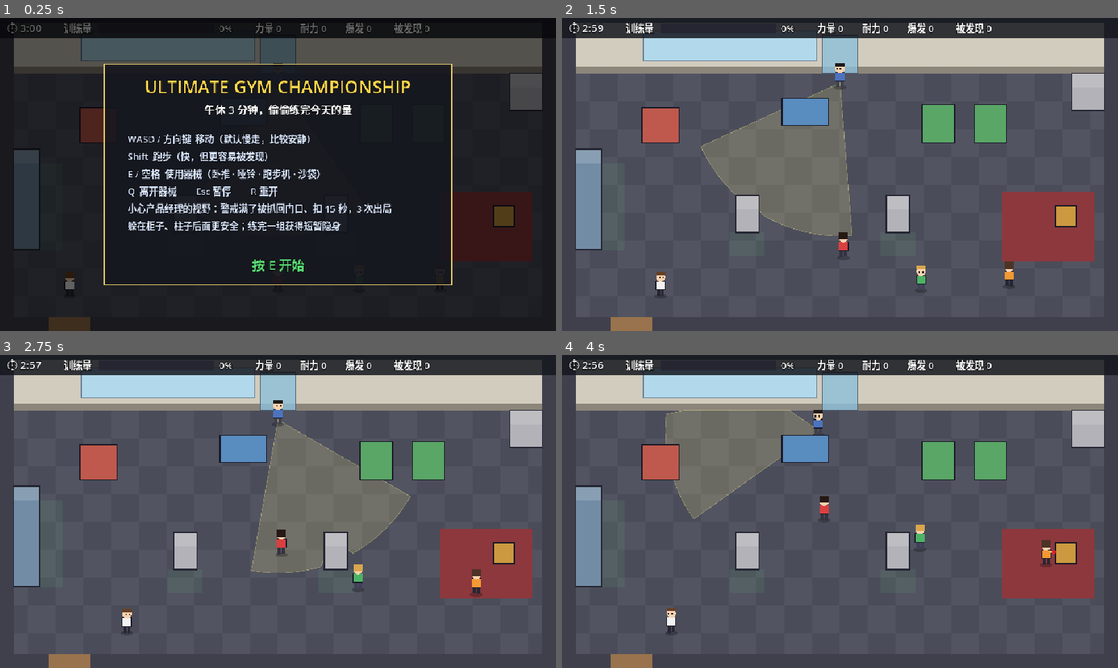
Above: before the commit, frames 1-4 (two rows, left to right).
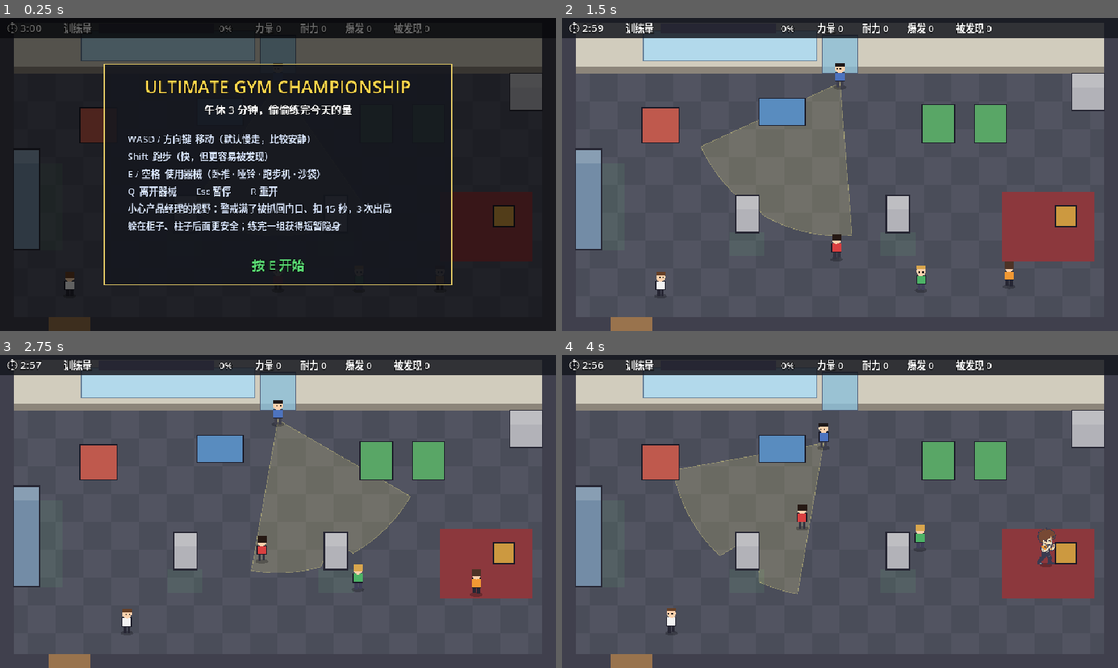
Above: after the commit, the same moments.

Repository: Astro-wen/ultimate-gym-championship
Game: Godot game, scene res://scenes/main.tscn
Two runs of this game, one before a commit and one after it. Both use one fixed random seed, a clock stepped at 60 frames per second and the inputs below.
Inputs (mouse positions are in pixels of both pictures, inside the frame that each line leads up to):
- Up to frame 1 (0.25 s): no input
- Up to frame 2 (1.5 s): tap Enter at 0.5 s; move the mouse to (962, 158) at 0.52 s; hold D (move_right) 0.53-1.25 s; hold E (interact) 0.53-1.25 s; click (962, 158) at 0.67 s; drag from (728, 190) to (612, 205) at 1.27 s
- Up to frame 3 (2.75 s): move the mouse to (333, 442) at 2.02 s; hold D (move_right) from 2.03 s (still down); hold E (interact) from 2.03 s (still down); tap Q (leave) at 2.1 s
- Up to frame 4 (4 s): release D (move_right) at 2.75 s; release E (interact) at 2.75 s; drag from (812, 574) to (673, 464) at 2.77 s; move the mouse to (1006, 558) at 3.52 s; hold A (move_left) from 3.53 s (still down); hold E (interact) from 3.53 s (still down)

The runs differ from the first frame. In frame 2, 1.0% of the frame differs, in the area x 35-52%, y 25-78%; in frame 3, 1.1%; in frame 4, 9.9%, in the area x 18-89%, y 17-77%.

Commit message:
fix: pause stops heartbeat/BGM; NPCs use pose art with their shirt color
- Sfx: heartbeat no longer beats and BGM pauses while the game is paused
- GymGoers on equipment reuse the player's AI poses, white shirt recolored
  by a small shader (previously drawn standing on the bench)
- dumbbell rack moved left so it no longer hides the PM at its first stop
- DebugShot: --npc-use, --pause, --end for screenshotting every screen

Co-Authored-By: Claude Opus 5.5 <noreply@anthropic.com>

Diff:
--- a/scripts/actors/actor_visual.gd
+++ b/scripts/actors/actor_visual.gd
@@ -9,14 +9,49 @@
 ## Sheet origin (in cells) of this character inside a multi-character sheet.
 var walk_origin: Vector2i = Vector2i.ZERO
 var actor: ActorBody
-## Draw the station's AI pose sprites (the player); NPCs use their own sheet.
+## Draw the station's AI pose sprites (all of them are the player character).
 var use_pose_art: bool = false
+## NPCs reuse the player's pose art with the white shirt recolored to theirs.
+var shirt_swap: bool = false
 var _walk_t: float = 0.0
+var _swap_on: bool = false
+
+const SWAP_SHADER_CODE: String = """
+shader_type canvas_item;
+uniform bool enabled = false;
+uniform vec4 shirt : source_color = vec4(1.0);
+void fragment() {
+	vec4 c = COLOR;
+	float mx = max(c.r, max(c.g, c.b));
+	float mn = min(c.r, min(c.g, c.b));
+	if (enabled && c.a > 0.5 && mx > 0.72 && mx - mn < 0.12) {
+		COLOR.rgb = shirt.rgb * (0.55 + 0.45 * mx);
+	}
+}
+"""
+static var _swap_shader: Shader
+
+
+func _ensure_swap_material() -> void:
+	if shirt_swap and material == null:
+		if _swap_shader == null:
+			_swap_shader = Shader.new()
+			_swap_shader.code = SWAP_SHADER_CODE
+		var m := ShaderMaterial.new()
+		m.shader = _swap_shader
+		material = m
 
 
 func _process(delta: float) -> void:
 	if actor == null:
 		return
+	_ensure_swap_material()
+	var want: bool = shirt_swap and actor.station != null
+	if want != _swap_on and material is ShaderMaterial:
+		_swap_on = want
+		var m: ShaderMaterial = material
+		m.set_shader_parameter(&"enabled", want)
+		m.set_shader_parameter(&"shirt", actor.body_color)
 	if actor.speed_kind != ActorBody.Speed.STILL:
 		_walk_t += delta * (12.0 if actor.speed_kind == ActorBody.Speed.SPRINT else 6.0)
 	else:
--- a/scripts/actors/gym_goer.gd
+++ b/scripts/actors/gym_goer.gd
@@ -29,6 +29,8 @@
 	super._ready()
 	add_to_group(&"npc")
 	add_to_group(&"gym_goers")
+	visual.use_pose_art = true
+	visual.shirt_swap = true
 	collision_layer = Layers.NPC
 	collision_mask = Layers.WORLD
 	_set_mode(Mode.REST)
--- a/scripts/core/debug_shot.gd
+++ b/scripts/core/debug_shot.gd
@@ -7,6 +7,9 @@
 ##   --shot=<path.png>      save a screenshot after --shot-frames (default 30), then quit
 ##   --run-frames=N         quit after N frames (for soak runs)
 ##   --autoplay             let AutoplayBot drive the player
+##   --npc-use=<i>          put GymGoer0 on station i, player next to it
+##   --pause                pause right away
+##   --end=won|caught|timeout  jump to the results screen
 
 var main: Node
 var shot_path: String = ""
@@ -42,6 +45,37 @@
 		m.add_child(bot)
 	if opts.has("use"):
 		d._use_station.call_deferred(int(opts["use"]))
+	if opts.has("npc-use"):
+		d._npc_use.call_deferred(int(opts["npc-use"]))
+	if opts.has("pause"):
+		d._pause.call_deferred()
+	if opts.has("end"):
+		d._end.call_deferred(String(opts["end"]))
+
+
+func _npc_use(idx: int) -> void:
+	var lvl: GymLevel = main.get(&"level")
+	var g: GymGoer = lvl.world.get_node(^"GymGoer0") as GymGoer
+	var st: Station = lvl.stations[idx]
+	g.begin_use(st)
+	(main.get(&"player") as Player).global_position = st.interact_point()
+
+
+func _pause() -> void:
+	get_tree().paused = true
+	(main.get(&"hud") as Hud).paused = true
+
+
+func _end(kind: String) -> void:
+	match kind:
+		"won":
+			GameState.record_set(&"debug", &"strength", GameState.training_goal)
+			GameState.finish(GameState.State.WON)
+		"caught":
+			GameState.detections = 3
+			GameState.finish(GameState.State.CAUGHT)
+		_:
+			GameState.finish(GameState.State.TIMEOUT)
 
 
 func _use_station(idx: int) -> void:
--- a/scripts/core/sfx.gd
+++ b/scripts/core/sfx.gd
@@ -75,8 +75,10 @@
 
 
 func _process(delta: float) -> void:
+	var paused: bool = get_tree().paused
+	_bgm.stream_paused = paused
 	# heartbeat speeds up as the alert rises
-	if not GameState.is_running() or _alert < 0.35:
+	if paused or not GameState.is_running() or _alert < 0.35:
 		_heartbeat_t = 0.0
 		return
 	_heartbeat_t -= delta
--- a/scripts/level/gym_level.gd
+++ b/scripts/level/gym_level.gd
@@ -17,7 +17,7 @@
 ]
 @export var station_positions: Array[Vector2] = [
 	Vector2(170, 215),
-	Vector2(420, 185),
+	Vector2(380, 185),
 	Vector2(650, 215),
 	Vector2(740, 215),
 	Vector2(870, 360),
